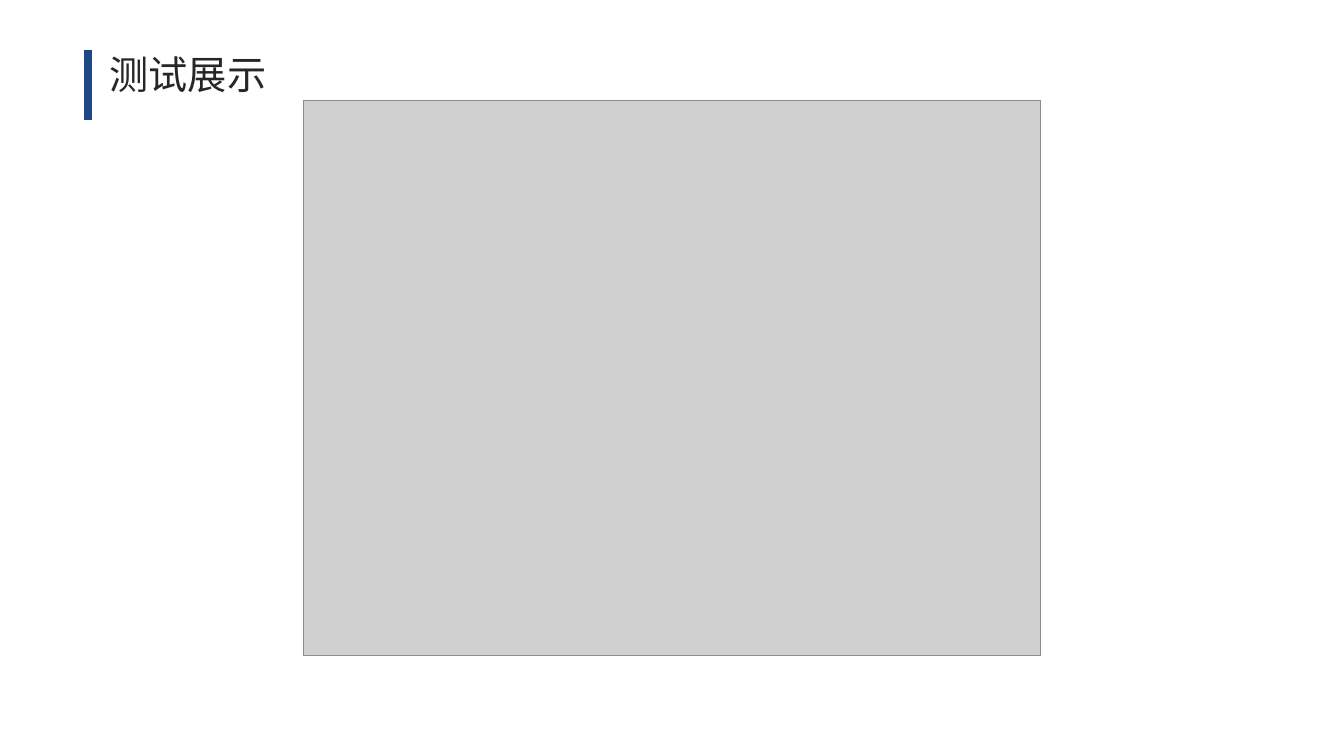
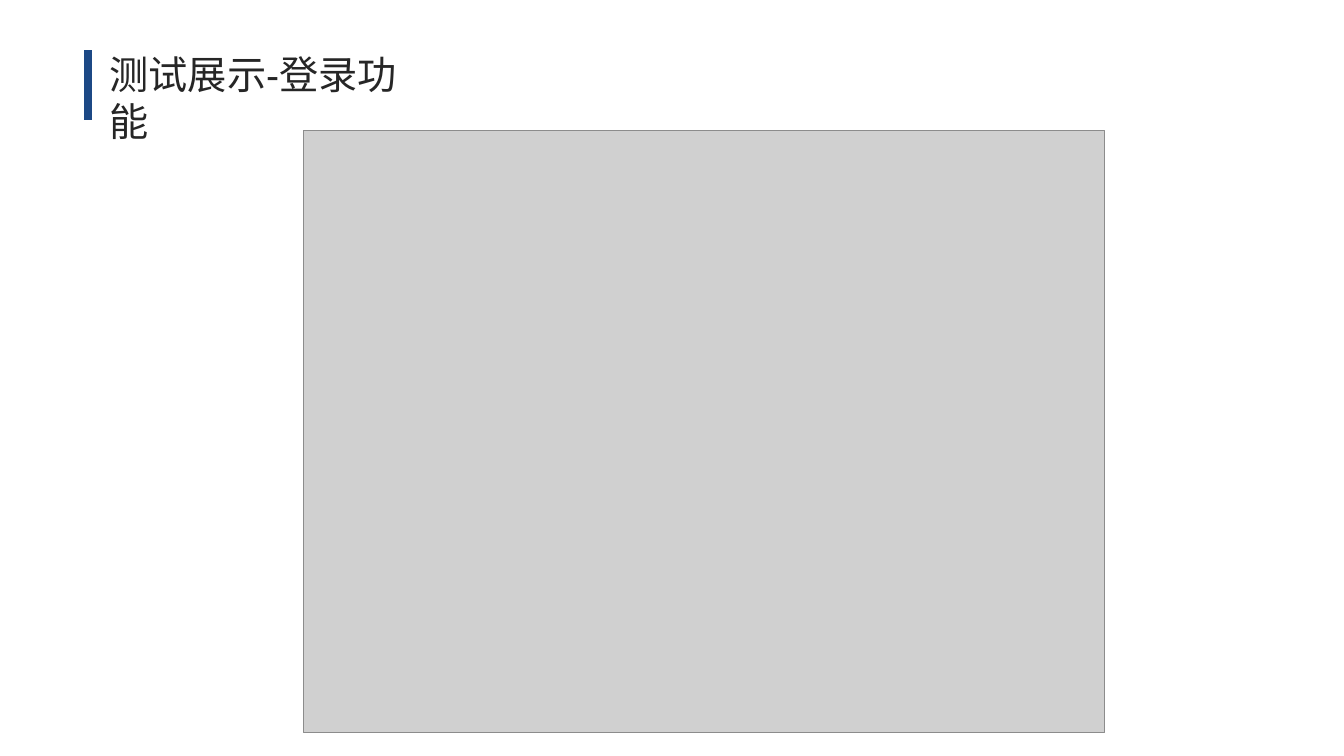
Before and after one commit to liushaoyi1996/lunwen, a slide deck: slide 18 of yiqing.pptx. Drawn at 1344x756 pixels with LibreOffice and Linux fonts; fonts in the diff are those of the drawing; grey boxes stand for pictures. Boxes give left, top, right and bottom in pixels: in the first picture for what was removed or moved away, otherwise in the second. Text is boxed around its words. In the diff, an @@ line names an element or a change of style, - is before the commit and + after.

```diff
--- a/yiqing.pptx
+++ b/yiqing.pptx
@@ text at (110,56,397,139): text changed @@
-测试展示
+测试展示-登录功能
@@ picture: place and size @@
-picture at (303,101,1042,655)
+picture at (303,130,1105,733)
```
Also in this commit, not shown: 7 other slides changed, 2 slides added, 1 slide removed.
